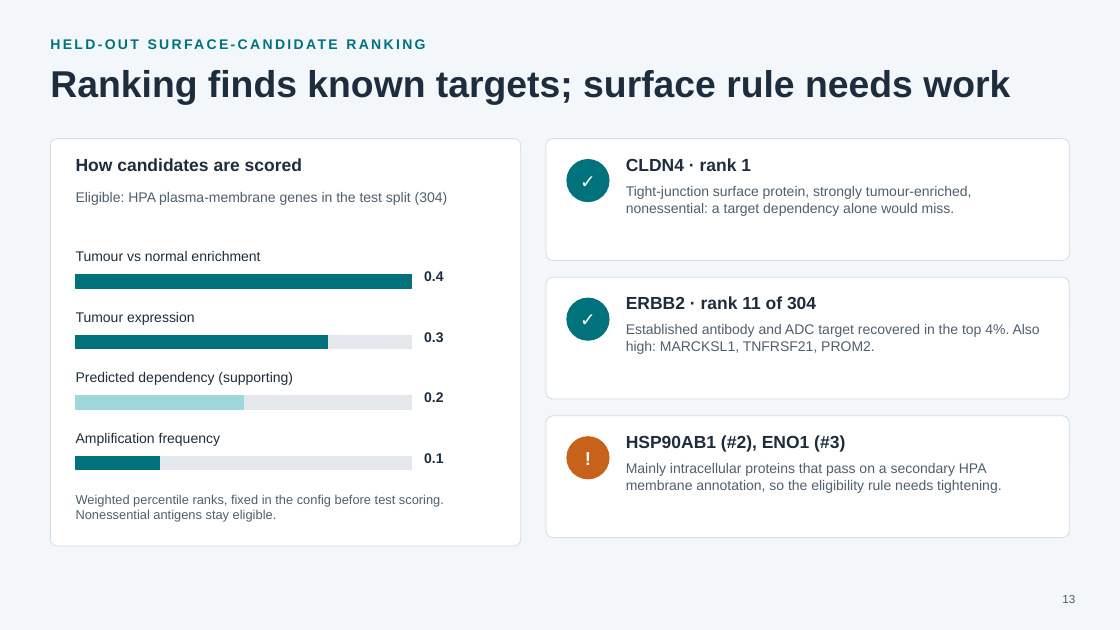
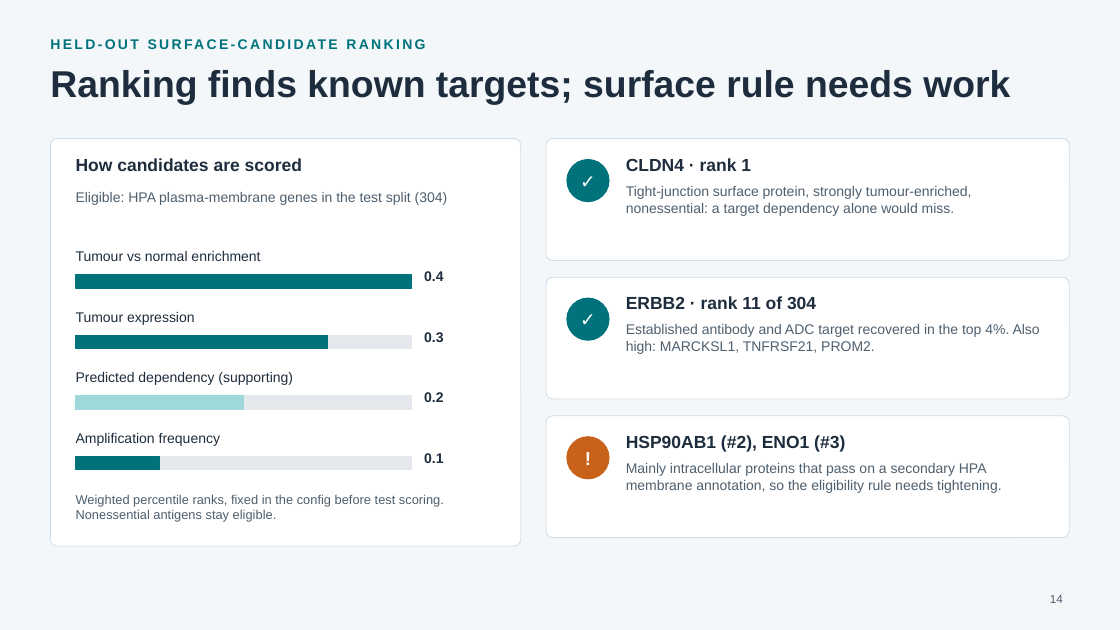
Before and after one commit to JacksonMahr782/Machine-Learning, a slide deck: slide 14 of deliverables/slides.pptx (slide 13 before the commit). Drawn at 1120x630 pixels with LibreOffice and Linux fonts; fonts in the diff are those of the drawing. Boxes give left, top, right and bottom in pixels: in the first picture for what was removed or moved away, otherwise in the second. Text is boxed around its words. In the diff, an @@ line names an element or a change of style, - is before the commit and + after.

```diff
--- a/deliverables/slides.pptx
+++ b/deliverables/slides.pptx
@@ text at (1050, 595, 1063, 603): text changed @@
-13
+14
```
Also in this commit, not shown: 6 other slides changed, 1 slide added.
